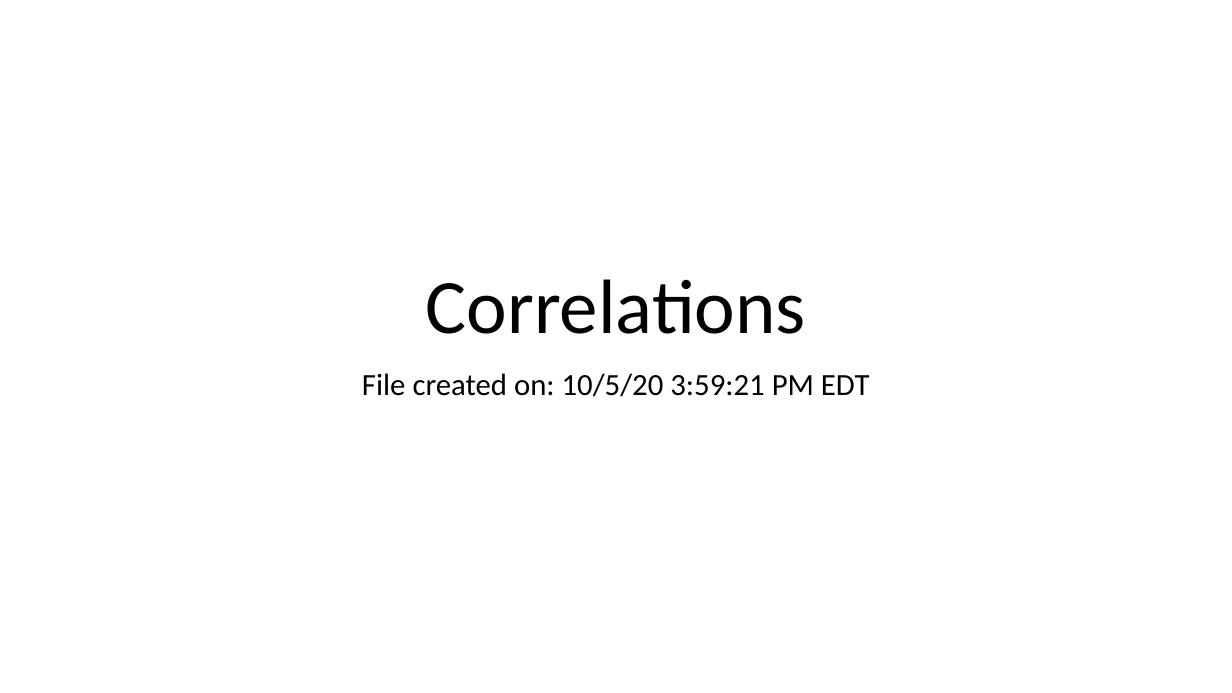
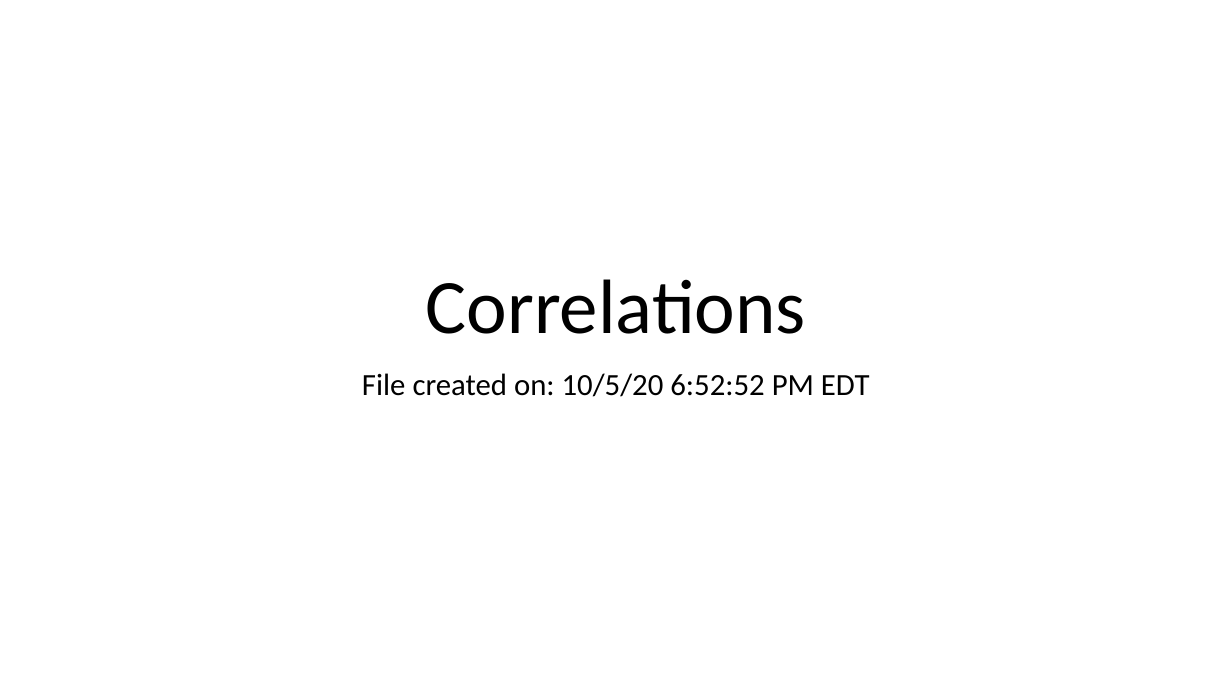
Before and after one commit to pauldoan/CBS_Nephron, a slide deck: slide 1 of Results/Correlations.pptx. Drawn at 1232x693 pixels with LibreOffice and Linux fonts; fonts in the diff are those of the drawing. Boxes give left, top, right and bottom in pixels: in the first picture for what was removed or moved away, otherwise in the second. Text is boxed around its words. In the diff, an @@ line names an element or a change of style, - is before the commit and + after.

Commit message:
Correlations update

```diff
--- a/Results/Correlations.pptx
+++ b/Results/Correlations.pptx
@@ subtitle at (362, 373, 870, 397): text changed @@
-File created on: 10/5/20 3:59:21 PM EDT
+File created on: 10/5/20 6:52:52 PM EDT
```
Also in this commit, not shown: 1 slide added, 1 slide removed, 2 other files.
